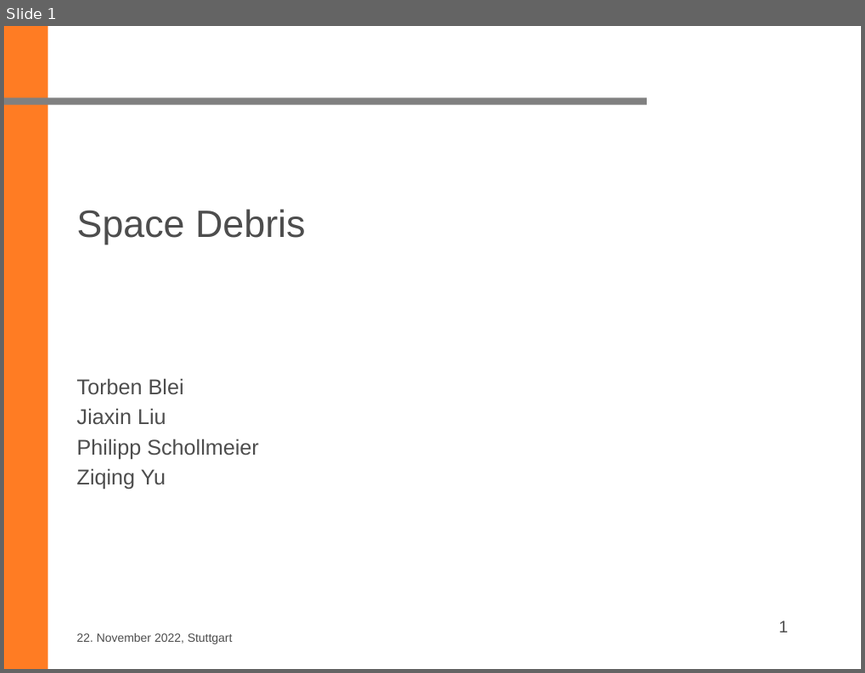
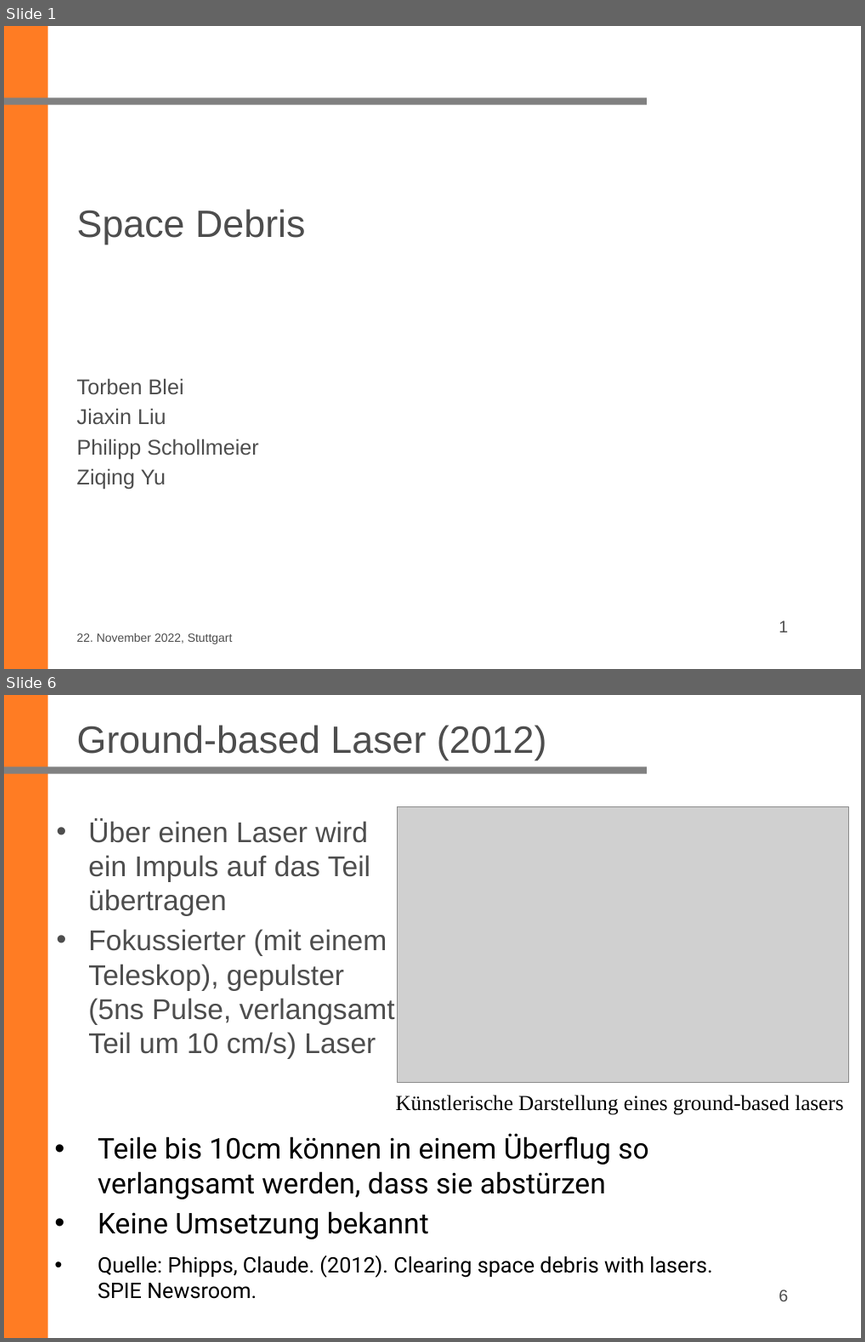
Before and after one commit to ziqing97/Seminar-Aktuelle-Geodaetische-Satelliten-missionen, a slide deck: Project_Space_Debris/vortrag/20221219_Philipp.pptx. Shown one above the other, each under a label of ours: slide 1 before the commit, slides 1 and 6 after it; the slides between them are not shown. The pictures are 865x673 and 865x1342 pixels, drawn with LibreOffice and Linux fonts; fonts in the diff are those of the drawing; grey boxes stand for pictures; background and template pictures are left out. Boxes give left, top, right and bottom in pixels: in the first picture for what was removed or moved away, otherwise in the second. Text is boxed around its words. In the diff, an @@ line names an element or a change of style, - is before the commit and + after.

```diff
--- a/Project_Space_Debris/vortrag/20221219_Philipp.pptx
+++ b/Project_Space_Debris/vortrag/20221219_Philipp.pptx
@@ slide 6 added at [4,695,861,1338], background #FFFFFF; not listed: 2 template elements that a slide beside it also shows @@
@@ title added at [77,725,546,760], 32 pt, text #4D4D4D @@
+Ground-based Laser (2012)
@@ text added at [88,819,395,1059], 24 pt, text #4D4D4D @@
+• Über einen Laser wird ein Impuls auf das Teil übertragen
+• Fokussierter (mit einem Teleskop), gepulster (5ns Pulse, verlangsamt Teil um 10 cm/s) Laser
@@ picture added at [398,806,848,1082] @@
@@ text added at [396,1095,843,1115], 18 pt, text #000000 @@
+Künstlerische Darstellung eines ground-based lasers
@@ text added at [98,1133,712,1299], 24 pt, text #000000 @@
+• Teile bis 10cm können in einem Überflug so verlangsamt werden, dass sie abstürzen
+• Keine Umsetzung bekannt
+• Quelle: Phipps, Claude. (2012). Clearing space debris with lasers. SPIE Newsroom.
@@ page number added at [778,1289,788,1301], 14 pt, text #4D4D4D @@
+6
```
Also in this commit, not shown: 5 other slides added.
